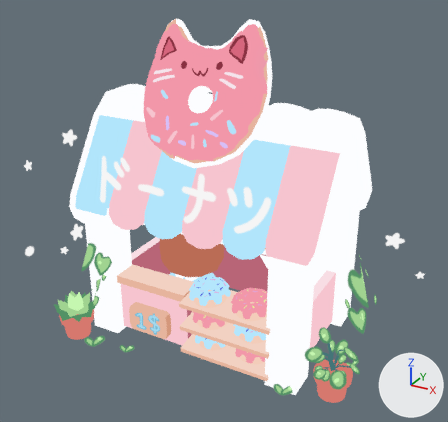
What one commit did to the Blender file clientV2/assets/3DObjects/kitty_donout_shop/kittyDonoutShop.blend.
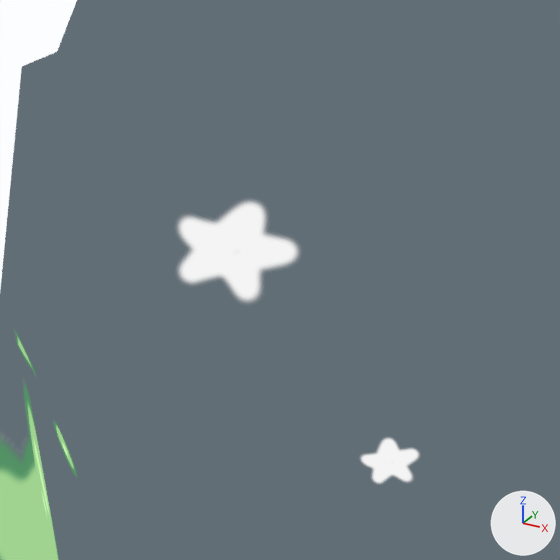
The first picture shows the older version from a 50 mm lens placed at (11.55, -18.38, 12.51), pointed at (1.59, -0.27, 3.45). The close-ups show both versions on the part from 80% to 100% of the width and 47% to 69% of the height of that picture; other places that the commit changed are outside them. Every picture has the same lights, and +X, +Y and +Z are marked at lower right.

Names of what the first close-up shows: 'Plane.032_textureAlphaClip_0', 'Plane.033_textureAlphaClip_0', 'Plane.060_textureAlphaClip_0', 'topper.001_texture_0'.
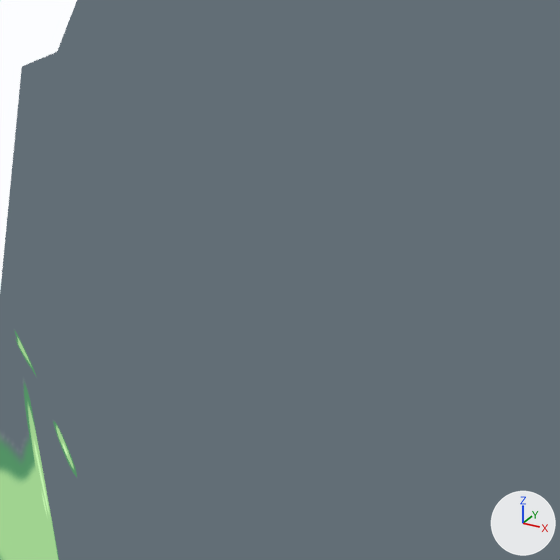
Pixel boxes [x1, y1, x2, y2] of what changed, in the close-ups (560 x 560 px):
'Plane.032_textureAlphaClip_0', deleted: before [179, 202, 297, 300]
'Plane.060_textureAlphaClip_0', deleted: before [361, 438, 418, 483]

The change in detail:
Object 'Plane.032_textureAlphaClip_0' (ob_plane_032_texturealphaclip_0) is deleted.
Object 'Plane.060_textureAlphaClip_0' (ob_plane_060_texturealphaclip_0) is deleted.
